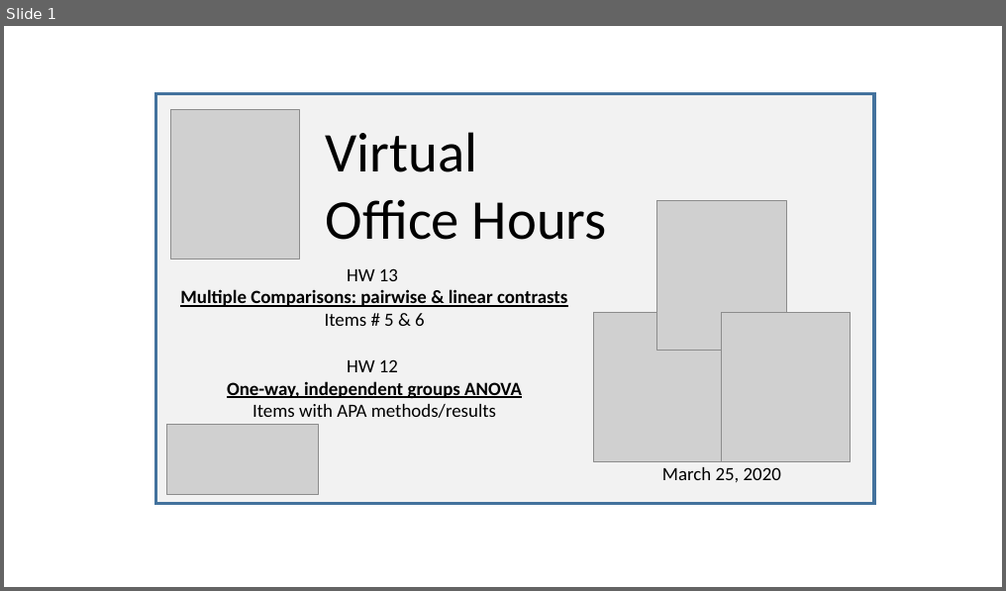
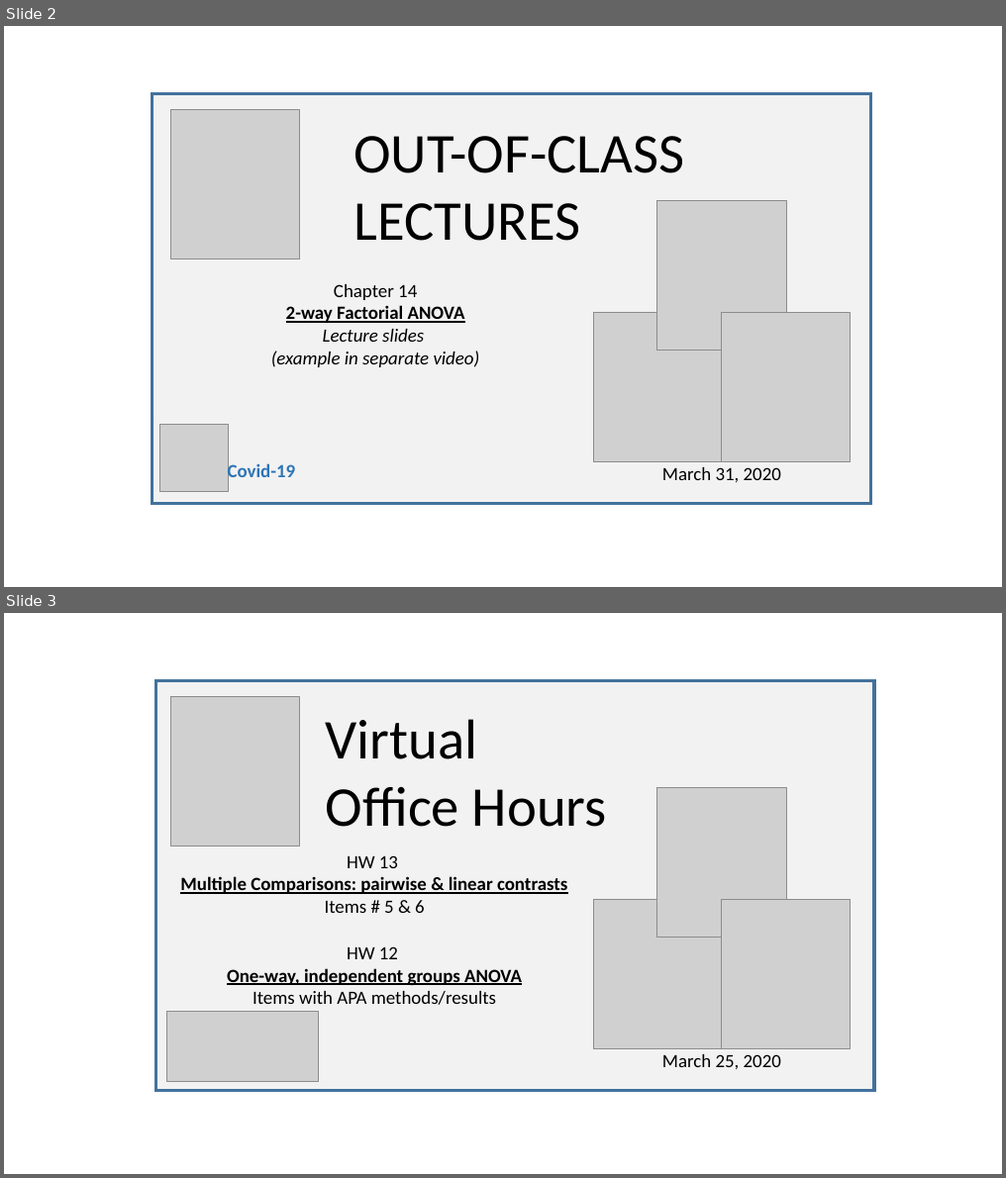
Before and after one commit to SarBearSchwartz/SarBearSchwartz.github.io, a slide deck: static/img/youtube_thumbnails/video_thumbnail_building.pptx. Shown one above the other, each under a label of ours: slide 1 before the commit, slides 2 and 3 after it. The pictures are 1006x591 and 1006x1178 pixels, drawn with LibreOffice and Linux fonts; fonts in the diff are those of the drawing; grey boxes stand for pictures. Boxes give left, top, right and bottom in pixels: in the first picture for what was removed or moved away, otherwise in the second. Text is boxed around its words. In the diff, an @@ line names an element or a change of style, - is before the commit and + after.

```diff
--- a/static/img/youtube_thumbnails/video_thumbnail_building.pptx
+++ b/static/img/youtube_thumbnails/video_thumbnail_building.pptx
@@ slide 2 added at [4, 26, 1002, 587], background #FFFFFF @@
@@ rectangle added at [152, 93, 871, 503], fill #F2F2F2, outline #43739E 3 pt @@
@@ picture added at [171, 110, 300, 260] @@
@@ text added at [353, 136, 684, 241], 54 pt, text #000000 @@
+OUT-OF-CLASS LECTURES
@@ picture added at [657, 201, 787, 351] @@
@@ text added at [271, 284, 480, 368], 18 pt, text #000000, italic @@
+Chapter 14
+2-way Factorial ANOVA
+Lecture slides
+(example in separate video)
@@ picture added at [593, 312, 723, 462] @@
@@ picture added at [721, 313, 850, 463] @@
@@ picture added at [160, 424, 228, 491] @@
@@ text added at [228, 463, 296, 483], 18 pt, text #2E75B6, bold @@
+Covid-19
@@ text added at [662, 468, 781, 482], 18 pt, text #000000 @@
+March 31, 2020
@@ what was slide 1 is now slide 3 @@
```
Also in this commit, not shown: 1 other slide added, 2 other files.
